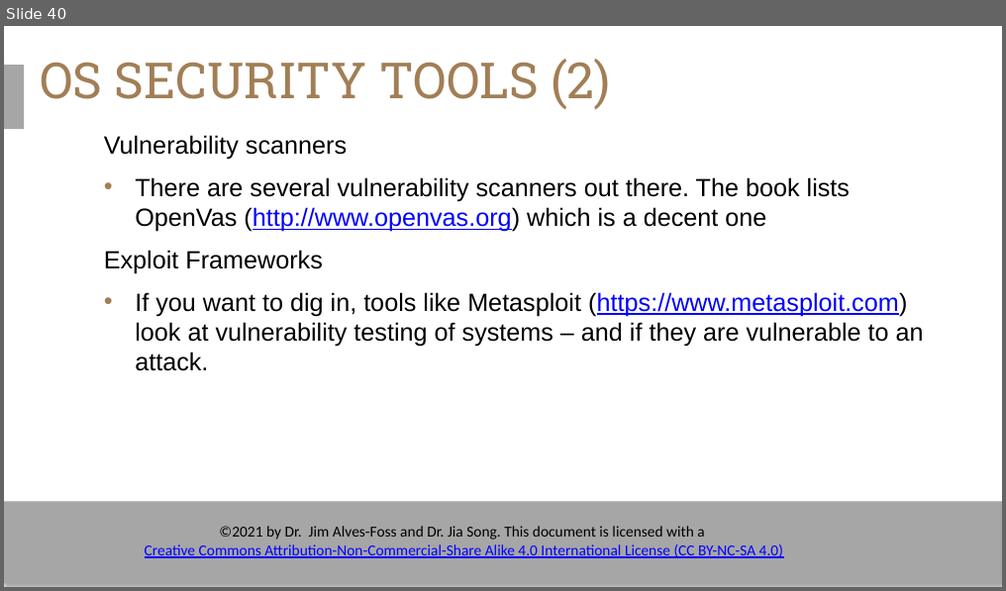
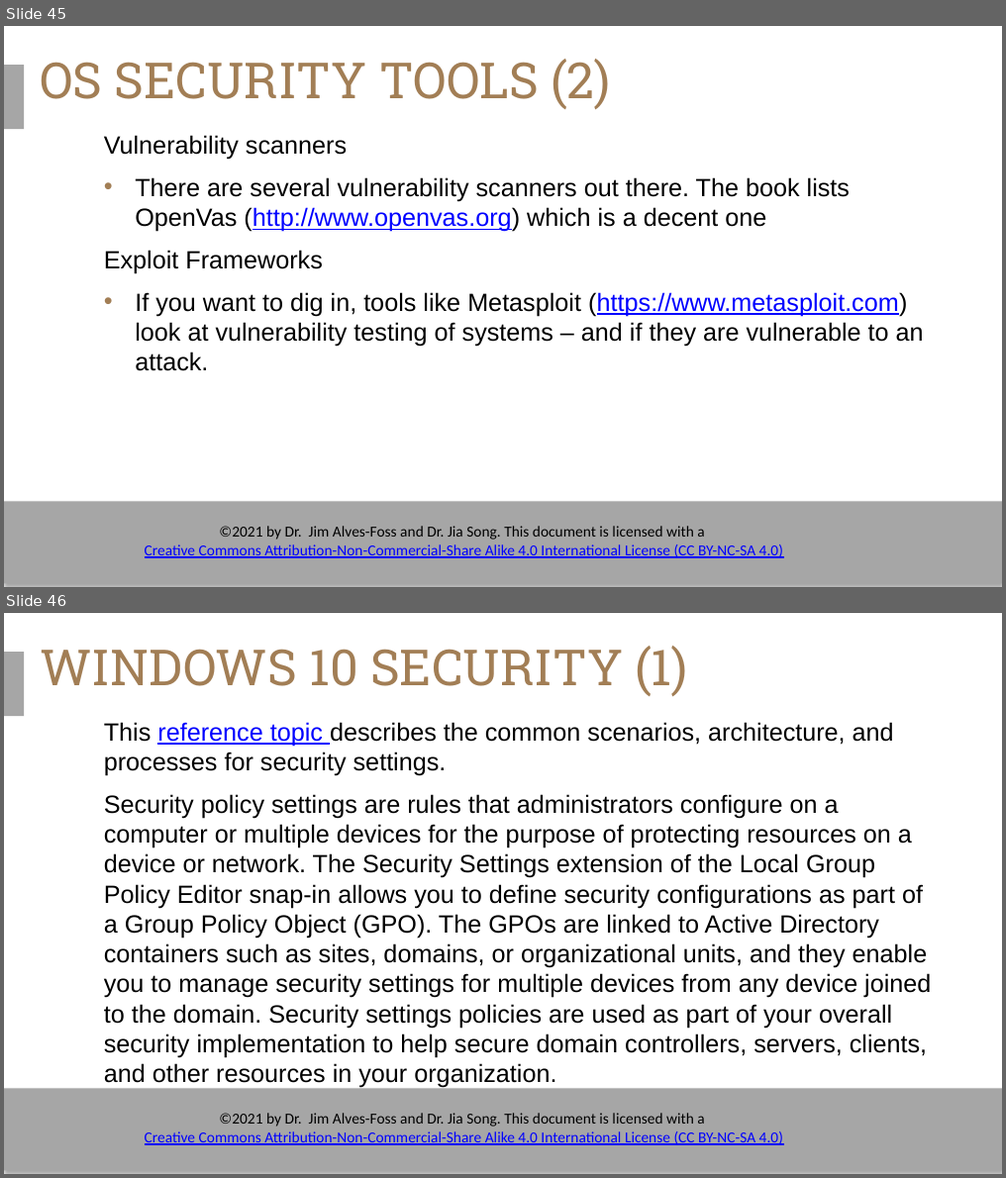
Before and after one commit to timburr1/timburr1.github.io, a slide deck: papers/CYB110/Module 11 - Operating System Security.pptx. Shown one above the other, each under a label of ours: slide 40 before the commit, slides 45 and 46 after it. The pictures are 1006x591 and 1006x1178 pixels, drawn with LibreOffice and Linux fonts; fonts in the diff are those of the drawing; background and template pictures are left out. Boxes give left, top, right and bottom in pixels: in the first picture for what was removed or moved away, otherwise in the second. Text is boxed around its words. In the diff, an @@ line names an element or a change of style, - is before the commit and + after.

```diff
--- a/papers/CYB110/Module 11 - Operating System Security.pptx
+++ b/papers/CYB110/Module 11 - Operating System Security.pptx
@@ slide 46 added at (4, 613, 1002, 1174), background #FFFFFF; not listed: 3 template elements that a slide beside it also shows @@
@@ title added at (40, 646, 688, 696), 36 pt, text #A27E55 @@
+WINDOWS 10 SECURITY (1)
@@ text added at (104, 722, 931, 1088), 18 pt, text #000000 @@
+This reference topic describes the common scenarios, architecture, and processes for security settings.
+Security policy settings are rules that administrators configure on a computer or multiple devices for the purpose of protecting resources on a device or network. The Security Settings extension of the Local Group Policy Editor snap-in allows you to define security configurations as part of a Group Policy Object (GPO). The GPOs are linked to Active Directory containers such as sites, domains, or organizational units, and they enable you to manage security settings for multiple devices from any device joined to the domain. Security settings policies are used as part of your overall security implementation to help secure domain controllers, servers, clients, and other resources in your organization.
@@ what was slide 40 is now slide 45 @@
```
Also in this commit, not shown: 2 slides changed, 10 other slides added, 11 other files.
